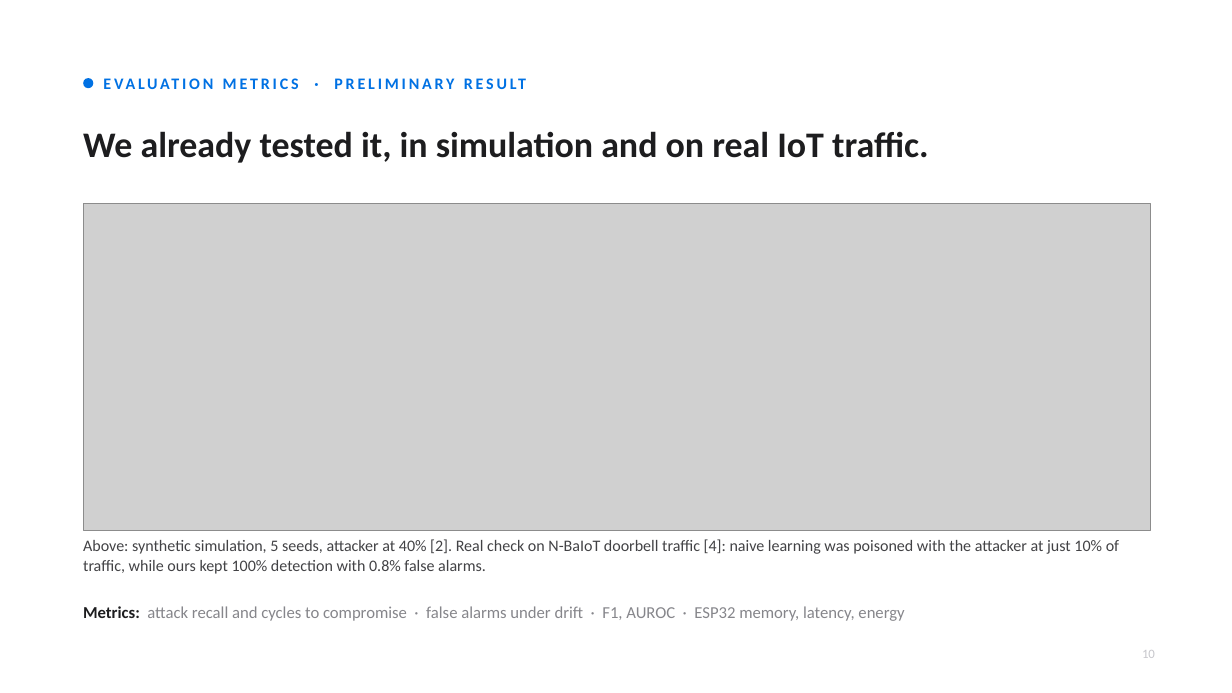
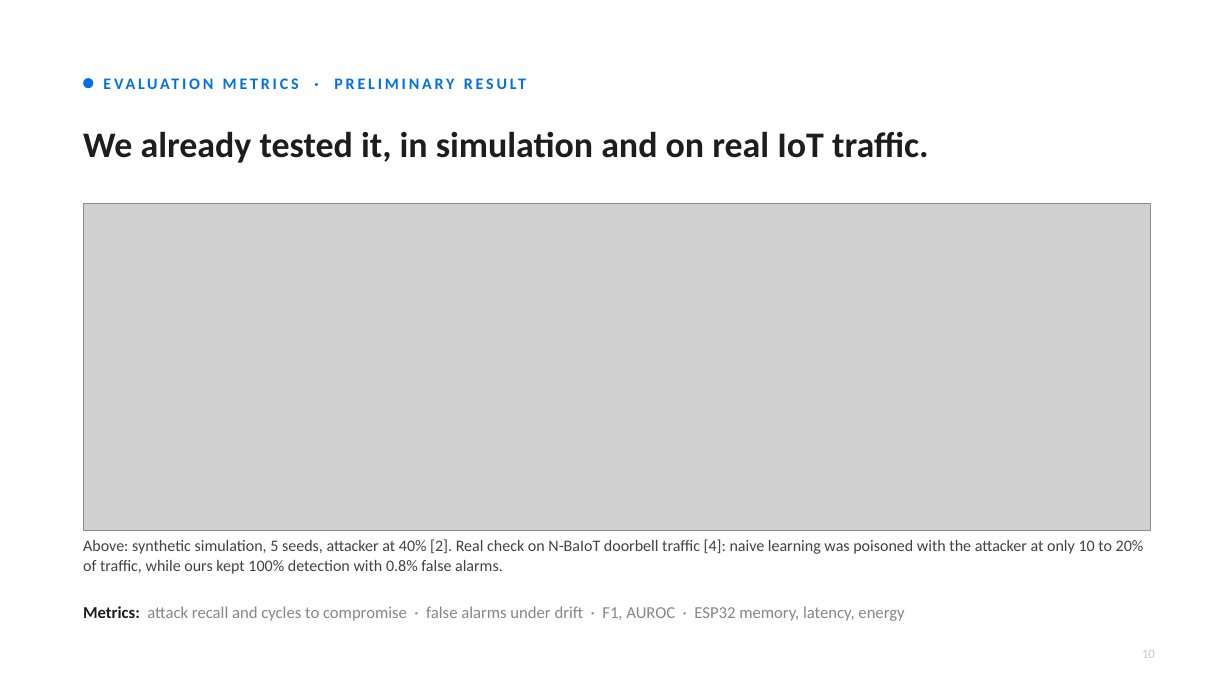
Before and after one commit to IOT-snu/brainstorming, a slide deck: slide 10 of CSD457_First_Presentation.pptx. Drawn at 1232x693 pixels with LibreOffice and Linux fonts; fonts in the diff are those of the drawing; grey boxes stand for pictures. Boxes give left, top, right and bottom in pixels: in the first picture for what was removed or moved away, otherwise in the second. Text is boxed around its words. In the diff, an @@ line names an element or a change of style, - is before the commit and + after.

```diff
--- a/CSD457_First_Presentation.pptx
+++ b/CSD457_First_Presentation.pptx
@@ text at [83, 539, 1144, 574]: text changed @@
-Above: synthetic simulation, 5 seeds, attacker at 40% [2]. Real check on N-BaIoT doorbell traffic [4]: naive learning was poisoned with the attacker at just 10% of traffic, while ours kept 100% detection with 0.8% false alarms.
+Above: synthetic simulation, 5 seeds, attacker at 40% [2]. Real check on N-BaIoT doorbell traffic [4]: naive learning was poisoned with the attacker at only 10 to 20% of traffic, while ours kept 100% detection with 0.8% false alarms.
```
Also in this commit, not shown: 9 other files.
